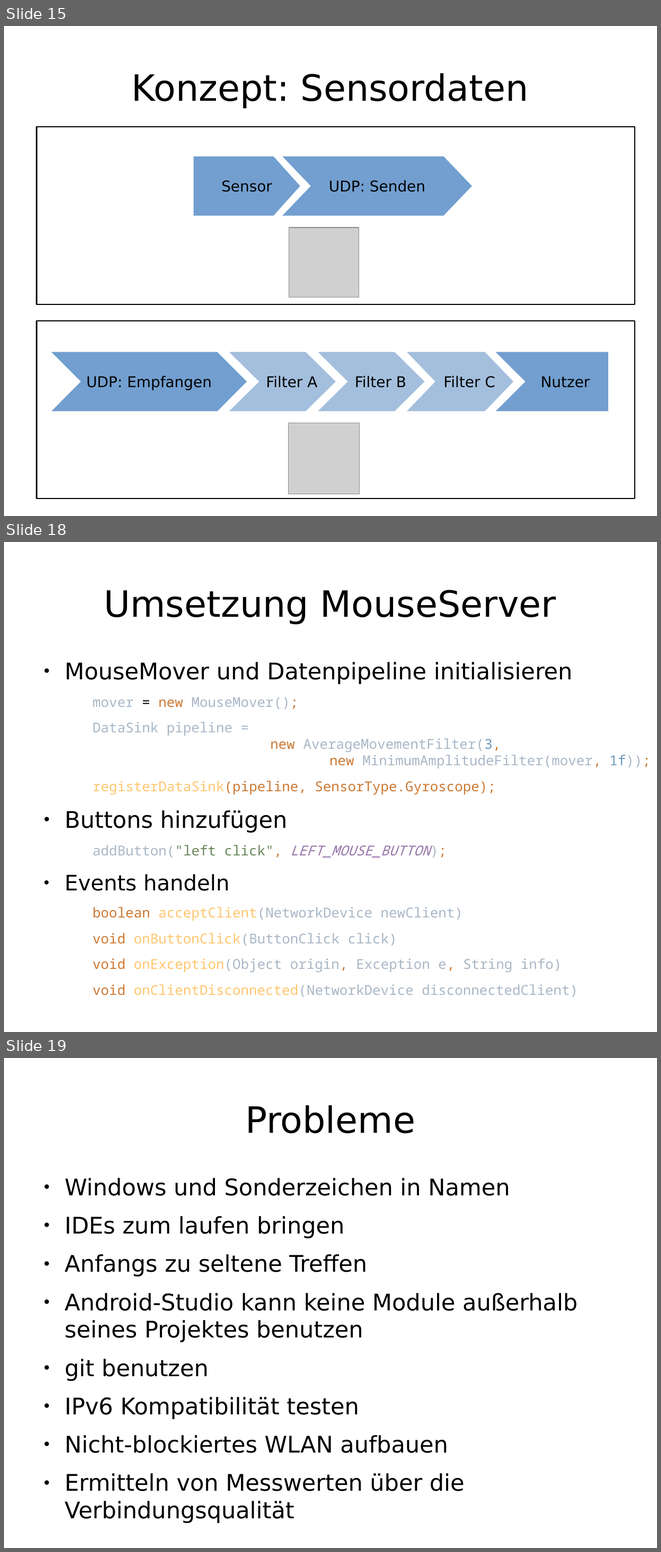
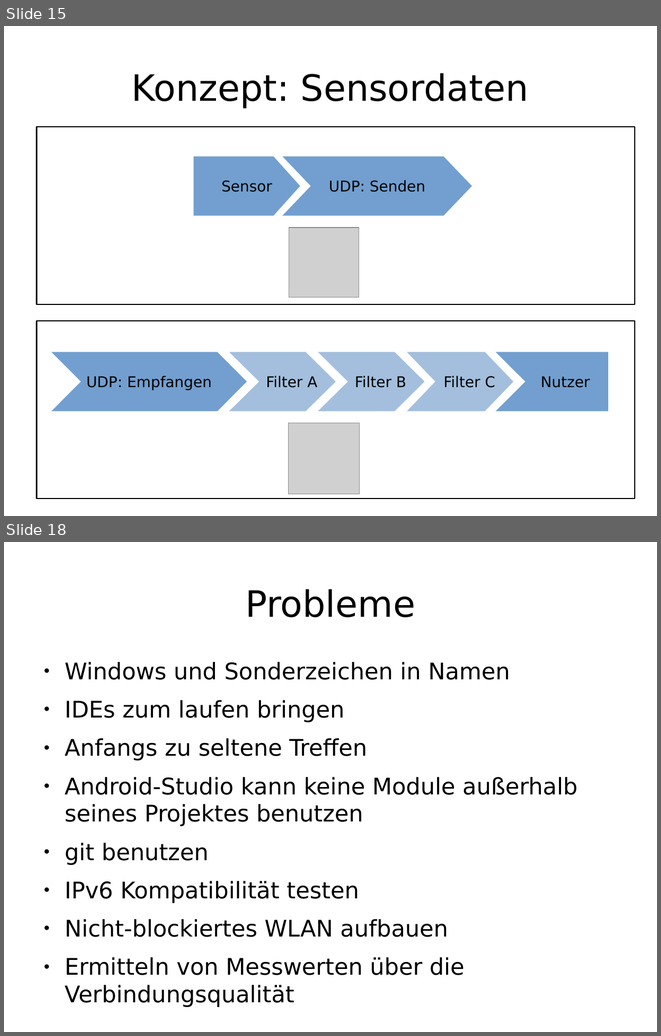
Before and after one commit to enra64/psychic-giggle, a slide deck: zwischenstand anfang dezember.odp. Shown one above the other, each under a label of ours: slides 15, 18 and 19 before the commit, slides 15 and 18 after it; the slides between them are not shown. The pictures are 661x1552 and 661x1036 pixels, drawn with LibreOffice and Linux fonts; fonts in the diff are those of the drawing; grey boxes stand for pictures. Boxes give left, top, right and bottom in pixels: in the first picture for what was removed or moved away, otherwise in the second. Text is boxed around its words. In the diff, an @@ line names an element or a change of style, - is before the commit and + after.

```diff
--- a/zwischenstand anfang dezember.odp
+++ b/zwischenstand anfang dezember.odp
@@ slide 18 removed at (4,542,657,1032), background #FFFFFF @@
@@ title removed at (104,590,556,624) @@
-Umsetzung MouseServer
@@ text removed at (64,662,651,997) @@
-● MouseMover und Datenpipeline initialisieren
-  mover = new MouseMover();
-  DataSink pipeline =
-  new AverageMovementFilter(3,
-  new MinimumAmplitudeFilter(mover, 1f));
-  registerDataSink(pipeline, SensorType.Gyroscope);
-● Buttons hinzufügen
-  addButton("left click", LEFT_MOUSE_BUTTON);
-● Events handeln
-  boolean acceptClient(NetworkDevice newClient)
-  void onButtonClick(ButtonClick click)
-  void onException(Object origin, Exception e, String info)
-  void onClientDisconnected(NetworkDevice disconnectedClient)
@@ what was slide 19 is now slide 18 @@
```
Also in this commit, not shown: 6 slides changed, 1 slide added, 1 other slide removed.
